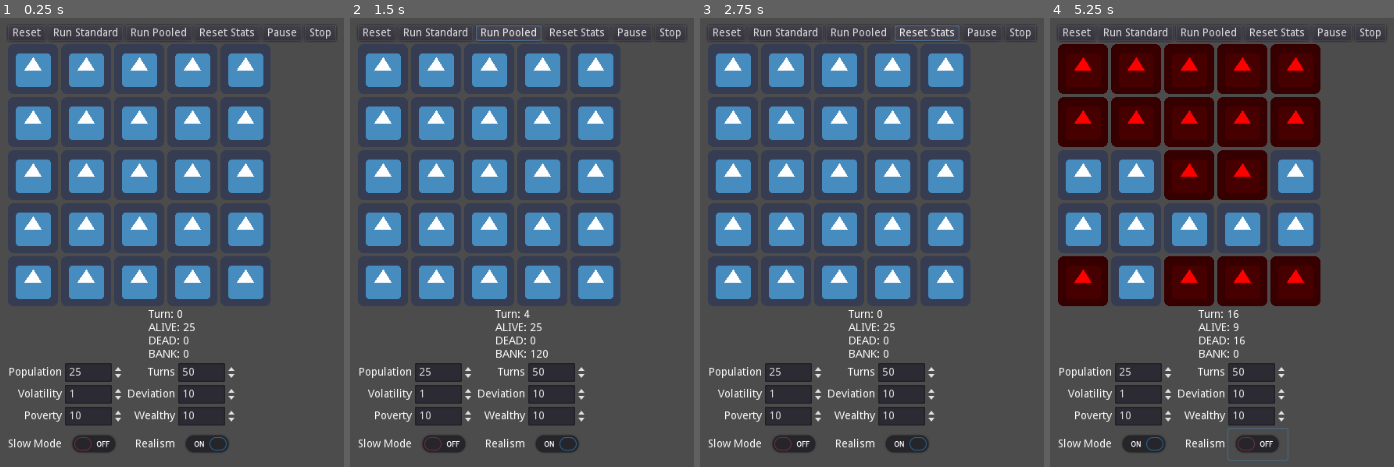
Above: before the commit, frames 1-4 (left to right).
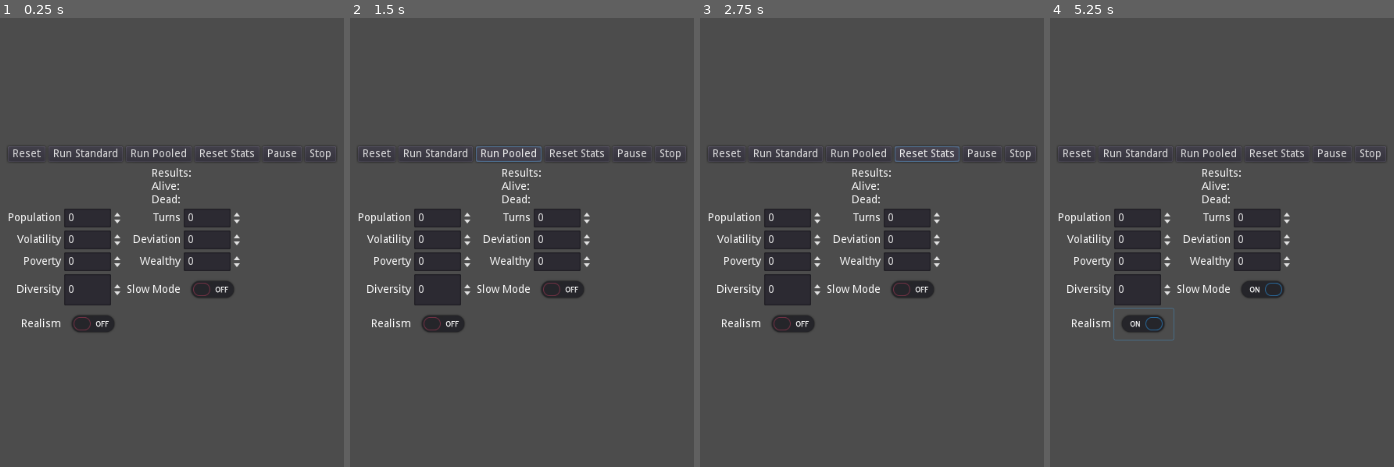
Above: after the commit, the same moments.

Repository: RhetHypo/NeedsAndGreeds
Game: Godot game, scene res://ZaWarudo.tscn
Two runs of this game, one before a commit and one after it. Both use one fixed random seed, a clock stepped at 60 frames per second and the inputs below. The engine's default icon, where the game draws it, is replaced by a stand-in: a white triangle on a blue panel in a dark square.
Inputs (mouse positions are in pixels of both pictures, inside the frame that each line leads up to; where the layout moved, square brackets give the same spot in the first picture):
- Up to frame 1 (0.25 s): no input
- Up to frame 2 (1.5 s): click "Reset" at 0.5 s; click "Run Pooled" at 1.25 s
- Up to frame 3 (2.75 s): click "Reset Stats" at 2 s
- Up to frame 4 (5.25 s): click "Run Standard" at 2.75 s; click "Stop" at 3.5 s; click (1263, 291) [1146, 444] at 4.25 s; click (1142, 323) [1256, 444] at 5 s

The runs differ from the first frame. In frame 1, 30% of the frame differs, in the area x 2-97%, y 2-97%; in frame 2, 31%; in frame 3, 31%; in frame 4, 43%, in the area x 2-97%, y 2-99%.
Error after the commit: Parse Error: The method "prices" isn't declared in the current class. (res://ZaWarudo.gd:141)

Commit message:
Added diversity metric, began price overhaul

Diff:
--- a/Eed.gd
+++ b/Eed.gd
@@ -1,8 +1,8 @@
 extends TextureRect
 
-export var need = 1
-export var greed = 1
-export var balance = 5
+export var needs = []
+export var greeds = []
+export var balances = []
 #export var volatility = 1
 export var type = "None"
 
@@ -16,45 +16,60 @@
 	rng.randomize()
 
 func init(set_need, set_greed, set_type):
-	need = set_need
-	greed = set_greed
+	needs = set_need.duplicate()
+	greeds = set_greed.duplicate()
 	#volatility = set_vol
-	balance = 0
+	balances = set_need.duplicate()#not sure why I can't just loop by size and append
+	for i in range(0,balances.size()):
+		balances[i] = 0
 	type = set_type
-	hint_tooltip = "Type: " + type + ", Need: " + str(need) + ", Greed: " + str(greed) + ", Current: " + str(balance)
+	hint_tooltip = "Type: " + type + ", Need: " + str(needs) + ", Greed: " + str(greeds) + ", Current: " + str(balances)
 	set_status(STATUS.ALIVE)
 
 func work(volatility = 0):
-	if status != STATUS.DEAD:
-		self.balance = self.balance + self.greed + rng.randi_range(-volatility, volatility)
-		survive()
+	for i in needs.size():
+		if status != STATUS.DEAD:
+			self.balances[i] = self.balances[i] + self.greeds[i] + rng.randi_range(-volatility, volatility)
+	survive()
 
-func tax(volatility = 0, partial = 0):
-	if status != STATUS.DEAD:
-		self.balance = self.balance + self.greed
-	if partial != 0:
-		if balance > partial:
-			var temp = partial
-			balance = balance - partial
+func tax(index, volatility = 0, partial = 0):
+	for i in range(0,needs.size()-1):
+		if status != STATUS.DEAD:
+			self.balances[i] = self.balances[i] + self.greeds[i]
+			if partial != 0:
+				if balances[i] > partial:
+					var temp = partial
+					balances[i] = balances[i] - partial
+					return temp
+				else:
+					var temp = balances[i]
+					balances[i] = 0
+					return temp
+			else:
+				var temp = balances[i]
+				balances[i] = 0
+				return temp
+		else:
+			var temp = balances[i]
+			balances[i] = 0
 			return temp
-		else:
-			var temp = balance
-			balance = 0
-			return temp
-	else:
-		var temp = balance
-		balance = 0
-		return temp
 
-func stim(partial):
-	balance = balance + partial
+func stim(partial,i):
+	balances[i] = balances[i] + partial
+
+func buy():
+	pass
+
+func sell():
+	pass
 
 func survive():
-	balance = balance - need
-	hint_tooltip = "Type: " + type + ", Need: " + str(need) + ", Greed: " + str(greed) + ", Current: " + str(balance)
-	if balance < 0:
-		balance = 0
-		self.set_status(STATUS.DEAD)
+	for i in range(0,needs.size()-1):
+		balances[i] = balances[i] - needs[i]
+		hint_tooltip = "Type: " + type + ", Need: " + str(needs) + ", Greed: " + str(greeds) + ", Current: " + str(balances)
+		if balances[i] < 0 and self.status != STATUS.DEAD:
+			balances[i] = 0
+			self.set_status(STATUS.DEAD)
 
 func set_status(new_status):
 	status = new_status
--- a/ZaWarudo.gd
+++ b/ZaWarudo.gd
@@ -11,7 +11,10 @@
 export var realism_amplifier = .75
 export var need_amplifier = 5
 export var greed_amplifier = 5
-export var bank = 0
+export var bank = []
+export var prices = []
+export var gdp = []
+export var diversity = 2
 
 var rng = RandomNumberGenerator.new()
 
@@ -37,6 +40,7 @@
 	variables.get_node("DeviEdit").value = deviation
 	variables.get_node("PoorEdit").value = poor
 	variables.get_node("RichEdit").value = rich
+	variables.get_node("DiveEdit").value = diversity
 	variables.get_node("SlowEdit").pressed = slow
 	variables.get_node("RealismEdit").pressed = realism
 
@@ -49,23 +53,27 @@
 	var curRich = rich
 	for i in range(population):
 		var curType = "None"
-		var newNeed = int(deviation/2) #* int(need_amplifier)
-		var newGreed = rng.randi_range(0, deviation)
+		var newNeeds = []
+		var newGreeds = []
 		if(curPoor > 0):
-			newGreed = int(newGreed/greed_amplifier)
+			curType = "Poor"
 			curPoor -= 1
-			curType = "Poor"
 		elif(curRich > 0):
-			newGreed = int((newGreed+1)*greed_amplifier)
+			curType = "Rich"
 			curRich -= 1
-			curType = "Rich"
-		else:
-			newGreed = newGreed
-		print(int(newGreed * realism_amplifier))
-		if(realism):
-			if(newNeed < int(newGreed * realism_amplifier)):
-				newNeed = int(newGreed * realism_amplifier)
-		instance_eed(newNeed,newGreed,volatility,curType)
+		for j in range(0,diversity):
+			newNeeds.append(int(deviation/2)) #* int(need_amplifier)
+			newGreeds.append(rng.randi_range(0, deviation))
+			if(curType == "Poor"):
+				newGreeds[j] = int(newGreeds[j]/greed_amplifier)
+			elif(curType == "Rich"):
+				newGreeds[j] = int((newGreeds[j]+1)*greed_amplifier)
+			if(realism):
+				if(newNeeds[j] < int(newGreeds[j] * realism_amplifier)):
+					newNeeds[j] = int(newGreeds[j] * realism_amplifier)
+		instance_eed(newNeeds,newGreeds,curType)
+	for j in range(0,diversity):
+		bank.append(0)
 	initial_state = grid.get_children().duplicate()
 
 func run_standard_simulation():
@@ -92,15 +100,18 @@
 			break
 		else:
 			yield(self,"next_turn")
-		for child in grid.get_children():
-			var tax = child.tax(volatility)
-			bank = bank + tax
-		results(i + 1)
-		for child in grid.get_children():
-			if bank > child.need and child.status == STATUS.ALIVE:
-				child.stim(child.need)
-				bank = bank - child.need
-		results(i + 1)
+		for j in range(0,diversity):
+			for child in grid.get_children():
+				if child.status == STATUS.ALIVE:
+					var tax = child.tax(j,volatility)
+					bank[j] = bank[j] + tax
+			results(i + 1)
+		for j in range(0,diversity):
+			for child in grid.get_children():
+				if bank[j] > child.needs[j] and child.status == STATUS.ALIVE:
+					child.stim(child.needs[j], j)
+					bank[j] = bank[j] - child.needs[j]
+			results(i + 1)
 		for child in grid.get_children():
 			child.survive()
 			if slow:
@@ -113,17 +124,30 @@
 func results(i):
 	var alive = []
 	var dead = []
+	var need = []
+	gdp = []
+	for i in range(0,diversity):
+		gdp.append(0)
+		need.append(0)
 	for child in grid.get_children():
+		for i in child.needs.size():
+			need[i] += child.needs[i]
+		for i in child.greeds.size():
+			gdp[i] += child.greeds[i]
 		if child.status == STATUS.DEAD:
 			dead.append(child)
 		elif child.status == STATUS.ALIVE:
 			alive.append(child)
+	prices()
 	results.text = "Turn: " + str(i)
 	results.text = results.text + "\n" + "ALIVE: " + str(alive.size())
 	results.text = results.text + "\n" + "DEAD: " + str(dead.size())
 	results.text = results.text + "\n" + "BANK: " + str(bank)
-
-func instance_eed(need, greed, vol, type):
+	results.text = results.text + "\n" + "PRICES: " + str(prices)
+	results.text = results.text + "\n" + "TOTAL NEEDS:  " + str(need)
+	results.text = results.text + "\n" + "TOTAL GREEDS: " + str(gdp)
+
+func instance_eed(need, greed, type):
 	var newEed = EED.instance()
 	newEed.init(need,greed,type)
 	grid.add_child(newEed)
@@ -133,8 +157,10 @@
 	yield(self,"next_turn")
 	var current_children = grid.get_children()
 	for child in initial_state:
-		current_children[child.get_index()].init(child.need,child.greed,child.type)
-	bank = 0
+		current_children[child.get_index()].init(child.needs,child.greeds,child.type)
+	bank = []
+	for j in range(0,diversity):
+		bank.append(0)
 	results(0)
 
 func _on_Reset_pressed():
@@ -197,3 +223,7 @@
 
 func _on_VolEdit_value_changed(value):
 	volatility = value
+
+
+func _on_DiveEdit_value_changed(value):
+	diversity = value
--- a/ZaWarudo.tscn
+++ b/ZaWarudo.tscn
@@ -9,9 +9,9 @@
 
 [node name="VBoxContainer" type="VBoxContainer" parent="."]
 margin_left = 302.0
-margin_top = 198.0
+margin_top = 176.0
 margin_right = 722.0
-margin_bottom = 402.0
+margin_bottom = 424.0
 
 [node name="MarginContainer" type="MarginContainer" parent="VBoxContainer"]
 margin_right = 420.0
@@ -82,114 +82,127 @@
 [node name="Variables" type="GridContainer" parent="VBoxContainer"]
 margin_top = 80.0
 margin_right = 420.0
-margin_bottom = 204.0
+margin_bottom = 248.0
 columns = 4
 
 [node name="PopLabel" type="Label" parent="VBoxContainer/Variables"]
 margin_top = 5.0
-margin_right = 69.0
+margin_right = 68.0
 margin_bottom = 19.0
 text = "Population"
 align = 2
 
 [node name="PopEdit" type="SpinBox" parent="VBoxContainer/Variables"]
-margin_left = 73.0
-margin_right = 149.0
+margin_left = 72.0
+margin_right = 148.0
 margin_bottom = 24.0
 
 [node name="TurnsLabel" type="Label" parent="VBoxContainer/Variables"]
-margin_left = 153.0
+margin_left = 152.0
 margin_top = 5.0
-margin_right = 214.0
+margin_right = 221.0
 margin_bottom = 19.0
 text = "Turns"
 align = 2
 
 [node name="TurnsEdit" type="SpinBox" parent="VBoxContainer/Variables"]
-margin_left = 218.0
-margin_right = 294.0
+margin_left = 225.0
+margin_right = 301.0
 margin_bottom = 24.0
 
 [node name="VolLabel" type="Label" parent="VBoxContainer/Variables"]
 margin_top = 33.0
-margin_right = 69.0
+margin_right = 68.0
 margin_bottom = 47.0
 text = "Volatility"
 align = 2
 
 [node name="VolEdit" type="SpinBox" parent="VBoxContainer/Variables"]
-margin_left = 73.0
+margin_left = 72.0
 margin_top = 28.0
-margin_right = 149.0
+margin_right = 148.0
 margin_bottom = 52.0
 
 [node name="DeviLabel" type="Label" parent="VBoxContainer/Variables"]
-margin_left = 153.0
+margin_left = 152.0
 margin_top = 33.0
-margin_right = 214.0
+margin_right = 221.0
 margin_bottom = 47.0
 text = "Deviation"
 align = 2
 
 [node name="DeviEdit" type="SpinBox" parent="VBoxContainer/Variables"]
-margin_left = 218.0
+margin_left = 225.0
 margin_top = 28.0
-margin_right = 294.0
+margin_right = 301.0
 margin_bottom = 52.0
 
 [node name="PoorLabel" type="Label" parent="VBoxContainer/Variables"]
 margin_top = 61.0
-margin_right = 69.0
+margin_right = 68.0
 margin_bottom = 75.0
 text = "Poverty"
 align = 2
 
 [node name="PoorEdit" type="SpinBox" parent="VBoxContainer/Variables"]
-margin_left = 73.0
+margin_left = 72.0
 margin_top = 56.0
-margin_right = 149.0
+margin_right = 148.0
 margin_bottom = 80.0
 
 [node name="RichLabel" type="Label" parent="VBoxContainer/Variables"]
-margin_left = 153.0
+margin_left = 152.0
 margin_top = 61.0
-margin_right = 214.0
+margin_right = 221.0
 margin_bottom = 75.0
 text = "Wealthy"
 align = 2
 
 [node name="RichEdit" type="SpinBox" parent="VBoxContainer/Variables"]
-margin_left = 218.0
+margin_left = 225.0
 margin_top = 56.0
-margin_right = 294.0
+margin_right = 301.0
 margin_bottom = 80.0
 
+[node name="DiveLabel" type="Label" parent="VBoxContainer/Variables"]
+margin_top = 97.0
+margin_right = 68.0
+margin_bottom = 111.0
+text = "Diversity"
+align = 2
+
+[node name="DiveEdit" type="SpinBox" parent="VBoxContainer/Variables"]
+margin_left = 72.0
+margin_top = 84.0
+margin_right = 148.0
+margin_bottom = 124.0
+
 [node name="SlowLabel" type="Label" parent="VBoxContainer/Variables"]
+margin_left = 152.0
 margin_top = 97.0
-margin_right = 69.0
+margin_right = 221.0
 margin_bottom = 111.0
 text = "Slow Mode"
 align = 2
 
 [node name="SlowEdit" type="CheckButton" parent="VBoxContainer/Variables"]
-margin_left = 73.0
+margin_left = 225.0
 margin_top = 84.0
-margin_right = 149.0
+margin_right = 301.0
 margin_bottom = 124.0
 
 [node name="RealismLabel" type="Label" parent="VBoxContainer/Variables"]
-margin_left = 153.0
-margin_top = 97.0
-margin_right = 214.0
-margin_bottom = 111.0
+margin_top = 141.0
+margin_right = 68.0
+margin_bottom = 155.0
 text = "Realism"
 align = 2
 
 [node name="RealismEdit" type="CheckButton" parent="VBoxContainer/Variables"]
-margin_left = 218.0
-margin_top = 84.0
-margin_right = 294.0
-margin_bottom = 124.0
+margin_left = 72.0
+margin_top = 128.0
+margin_right = 148.0
+margin_bottom = 168.0
 
 [node name="TurnTimer" type="Timer" parent="."]
 wait_time = 0.05
@@ -206,6 +219,7 @@
 [connection signal="value_changed" from="VBoxContainer/Variables/DeviEdit" to="." method="_on_DeviEdit_value_changed"]
 [connection signal="value_changed" from="VBoxContainer/Variables/PoorEdit" to="." method="_on_PoorEdit_value_changed"]
 [connection signal="value_changed" from="VBoxContainer/Variables/RichEdit" to="." method="_on_RichEdit_value_changed"]
+[connection signal="value_changed" from="VBoxContainer/Variables/DiveEdit" to="." method="_on_DiveEdit_value_changed"]
 [connection signal="toggled" from="VBoxContainer/Variables/SlowEdit" to="." method="_on_CheckBox_toggled"]
 [connection signal="toggled" from="VBoxContainer/Variables/RealismEdit" to="." method="_on_RealismEdit_toggled"]
 [connection signal="timeout" from="TurnTimer" to="." method="_on_TurnTimer_timeout"]
